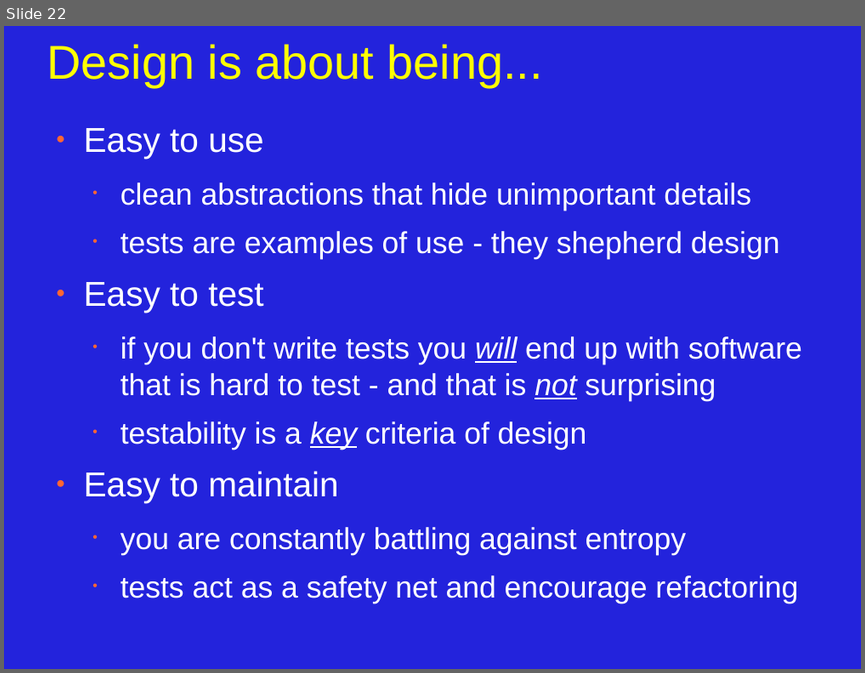
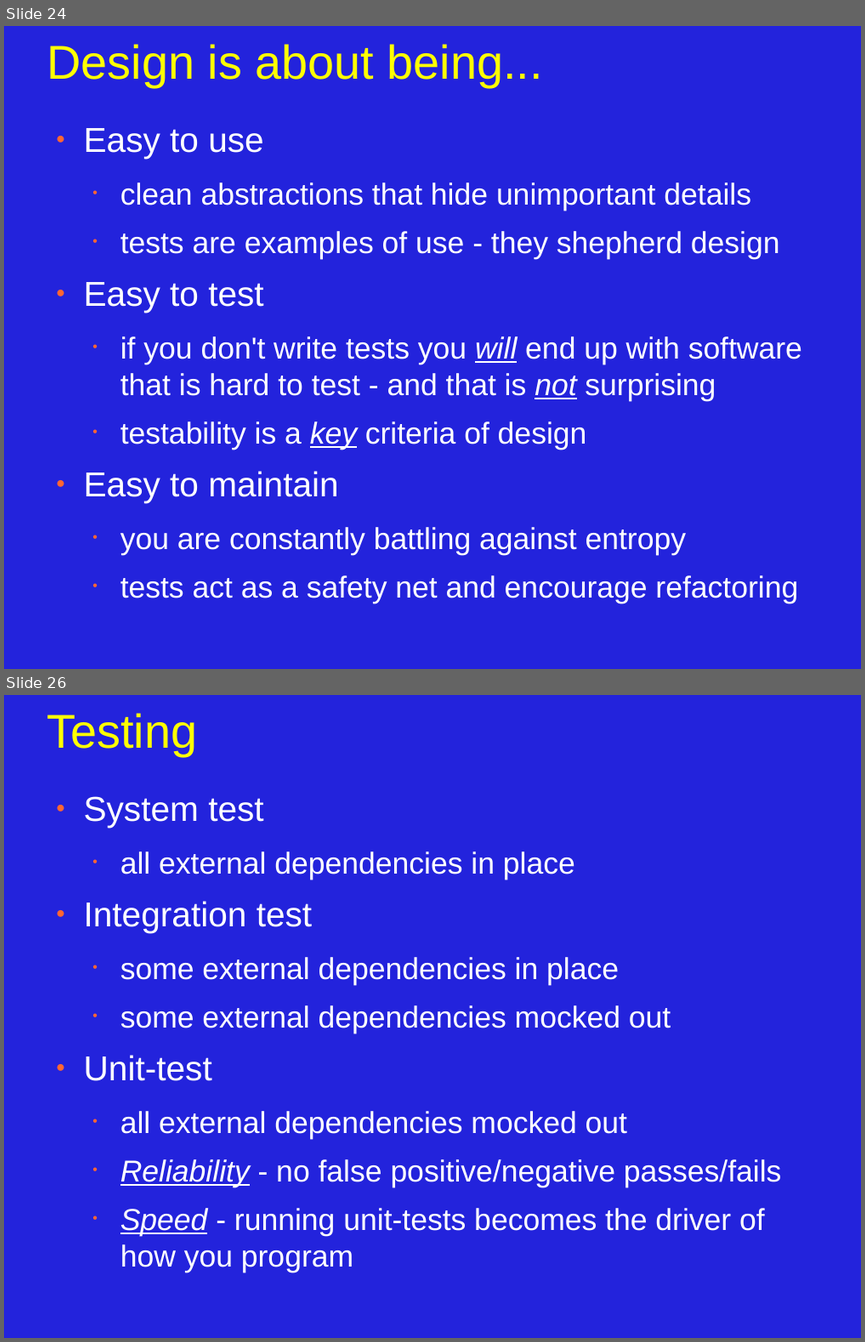
Before and after one commit to JonJagger/two-day-courses, a slide deck: cppf/06_Program_Organization_and_Dependency_Management.odp. Shown one above the other, each under a label of ours: slide 22 before the commit, slides 24 and 26 after it; the slides between them are not shown. The pictures are 865x673 and 865x1342 pixels, drawn with LibreOffice and Linux fonts; fonts in the diff are those of the drawing. Boxes give left, top, right and bottom in pixels: in the first picture for what was removed or moved away, otherwise in the second. Text is boxed around its words. In the diff, an @@ line names an element or a change of style, - is before the commit and + after.

```diff
--- a/cppf/06_Program_Organization_and_Dependency_Management.odp
+++ b/cppf/06_Program_Organization_and_Dependency_Management.odp
@@ slide 26 added at (4, 695, 861, 1338), background #2323DC @@
@@ title added at (46, 713, 197, 756), 44 pt, text #FFFF00 @@
+Testing
@@ text added at (84, 796, 782, 1272), 28 pt, text #FFFFFF @@
+● System test
+  • all external dependencies in place
+● Integration test
+  • some external dependencies in place
+  • some external dependencies mocked out
+● Unit-test
+  • all external dependencies mocked out
+  • Reliability - no false positive/negative passes/fails
+  • Speed - running unit-tests becomes the driver of how you program
@@ what was slide 22 is now slide 24 @@
```
Also in this commit, not shown: 7 slides changed, 3 other slides added, 4 slides removed.
